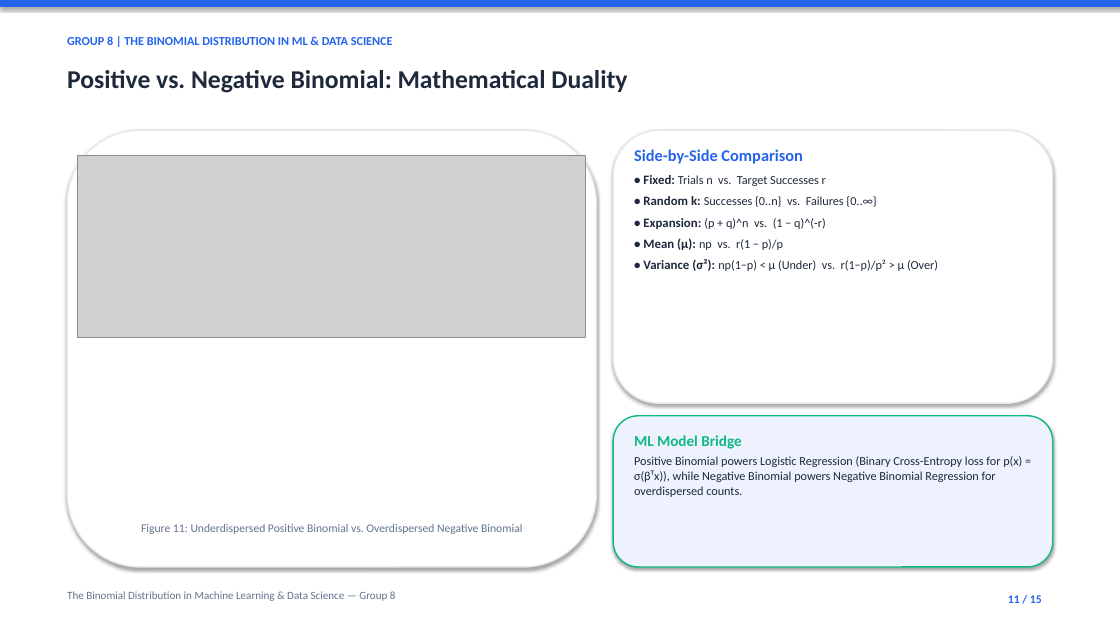
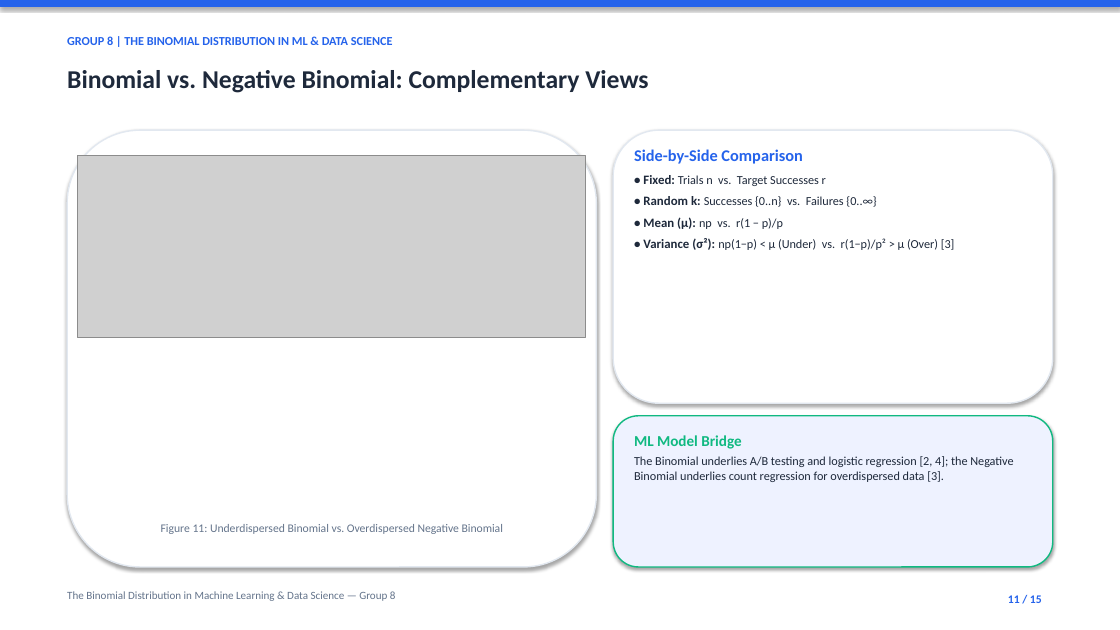
Before and after one commit to TariqYouhana/stat-probability-distributions-ml, a slide deck: slide 11 of slides.pptx. Drawn at 1120x630 pixels with LibreOffice and Linux fonts; fonts in the diff are those of the drawing; grey boxes stand for pictures. Boxes give left, top, right and bottom in pixels: in the first picture for what was removed or moved away, otherwise in the second. Text is boxed around its words. In the diff, an @@ line names an element or a change of style, - is before the commit and + after.

Commit message:
Apply rubric fixes: pooled A/B test, CDF median, Binomial naming, NB mechanism, title & citations

```diff
--- a/slides.pptx
+++ b/slides.pptx
@@ text at (x1=67, y1=70, x2=648, y2=93): text changed @@
-Positive vs. Negative Binomial: Mathematical Duality
+Binomial vs. Negative Binomial: Complementary Views
@@ text at (x1=643, y1=218, x2=825, y2=229): paragraph removed @@
-• Expansion: (p + q)^n vs. (1 − q)^(-r)
@@ text at (x1=643, y1=238, x2=955, y2=250): text changed @@
-• Variance (σ²): np(1−p) < μ (Under) vs. r(1−p)/p² > μ (Over)
+• Variance (σ²): np(1−p) < μ (Under) vs. r(1−p)/p² > μ (Over) [3]
@@ text at (x1=634, y1=456, x2=1013, y2=482): text changed @@
-Positive Binomial powers Logistic Regression (Binary Cross-Entropy loss for p(x) = σ(βᵀx)), while Negative Binomial powers Negative Binomial Regression for overdispersed counts.
+The Binomial underlies A/B testing and logistic regression [2, 4]; the Negative Binomial underlies count regression for overdispersed data [3].
@@ text at (x1=161, y1=524, x2=503, y2=534): text changed @@
-Figure 11: Underdispersed Positive Binomial vs. Overdispersed Negative Binomial
+Figure 11: Underdispersed Binomial vs. Overdispersed Negative Binomial
```
Also in this commit, not shown: 9 other slides changed, 11 other files.
